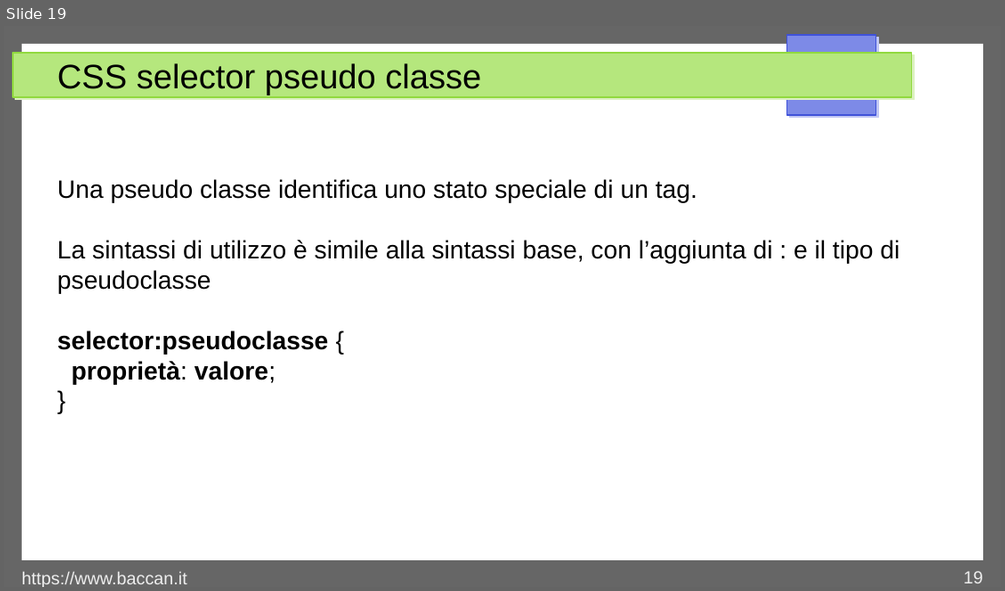
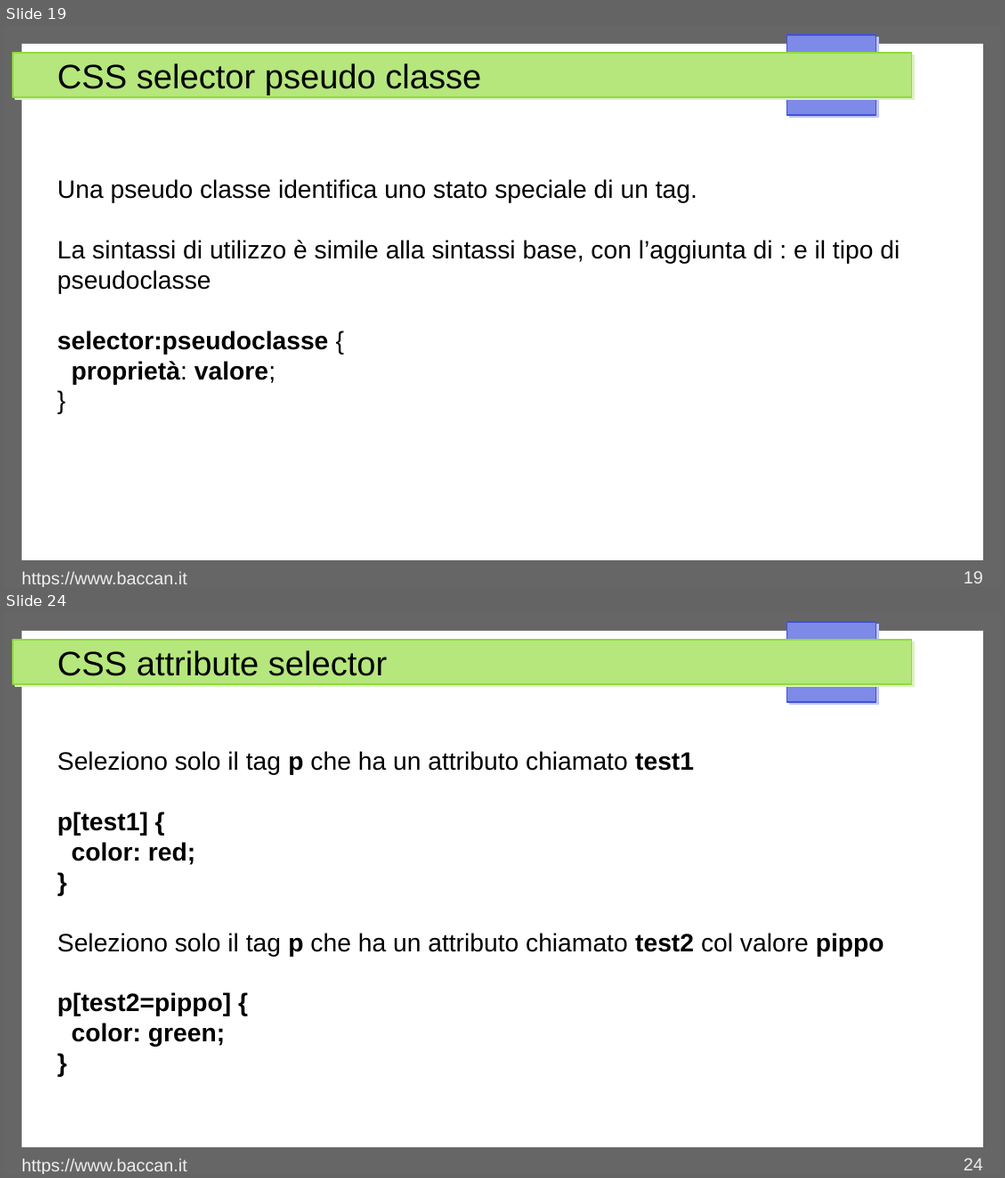
Before and after one commit to matteobaccan/CorsoCSS, a slide deck: Chapter_css.odp. Shown one above the other, each under a label of ours: slide 19 before the commit, slides 19 and 24 after it; the slides between them are not shown. The pictures are 1005x591 and 1005x1178 pixels, drawn with LibreOffice and Linux fonts; fonts in the diff are those of the drawing. Boxes give left, top, right and bottom in pixels: in the first picture for what was removed or moved away, otherwise in the second. Text is boxed around its words. In the diff, an @@ line names an element or a change of style, - is before the commit and + after.

Commit message:
Selector

```diff
--- a/Chapter_css.odp
+++ b/Chapter_css.odp
@@ slide 24 added at <box>4,613,1001,1174</box>, background #FFFFFF; not listed: 4 template elements that a slide beside it also shows @@
@@ title added at <box>57,650,387,676</box>, 27 pt, text #000000 @@
+CSS attribute selector
@@ text added at <box>57,751,884,1046</box>, 20 pt, text #000000 @@
+Seleziono solo il tag p che ha un attributo chiamato test1
+p[test1] {
+color: red;
+}
+Seleziono solo il tag p che ha un attributo chiamato test2 col valore pippo
+p[test2=pippo] {
+color: green;
+}
@@ text added at <box>22,1158,187,1174</box>, 14 pt, text #EEEEEE @@
+https://www.baccan.it
@@ page number added at <box>963,1158,983,1170</box>, 14 pt, text #EEEEEE @@
+24
```
Also in this commit, not shown: 2 slides changed, 5 other slides added, 1 slide removed, 6 other files.
